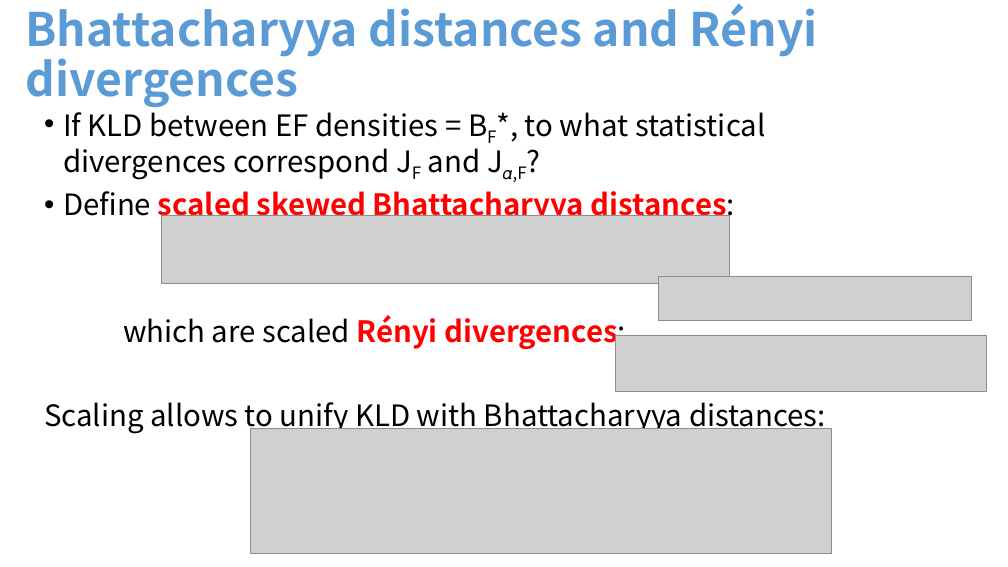
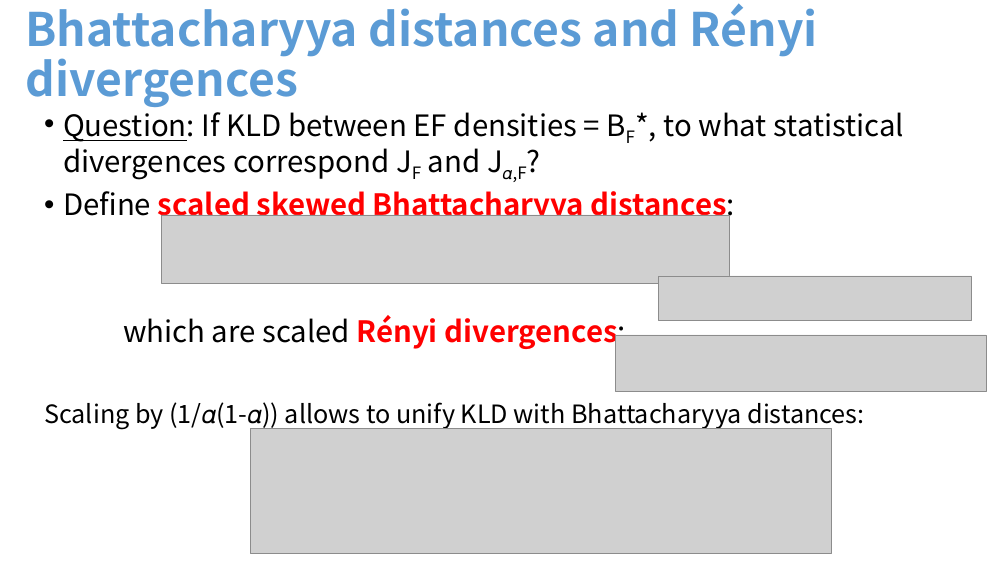
Before and after one commit to FrankNielsen/FrankNielsen.github.io, a slide deck: slide 21 of PPTX/DivergencesComparativeConvexity-FrankNIELSEN.pptx (slide 18 before the commit). Drawn at 1008x567 pixels with LibreOffice and Linux fonts; fonts in the diff are those of the drawing; grey boxes stand for pictures. Boxes give left, top, right and bottom in pixels: in the first picture for what was removed or moved away, otherwise in the second. Text is boxed around its words. In the diff, an @@ line names an element or a change of style, - is before the commit and + after.

```diff
--- a/PPTX/DivergencesComparativeConvexity-FrankNIELSEN.pptx
+++ b/PPTX/DivergencesComparativeConvexity-FrankNIELSEN.pptx
@@ text at [63,106,904,182]: text changed @@
-• If KLD between EF densities = BF*, to what statistical divergences correspond JF and J𝛼,F?
+• Question: If KLD between EF densities = BF*, to what statistical divergences correspond JF and J𝛼,F?
@@ text at [44,402,864,430]: text changed; size 28 to 24 pt @@
-Scaling allows to unify KLD with Bhattacharyya distances:
+Scaling by (1/𝛼(1-𝛼)) allows to unify KLD with Bhattacharyya distances:
```
Also in this commit, not shown: 27 other slides changed, 8 slides added, 4 other files.
